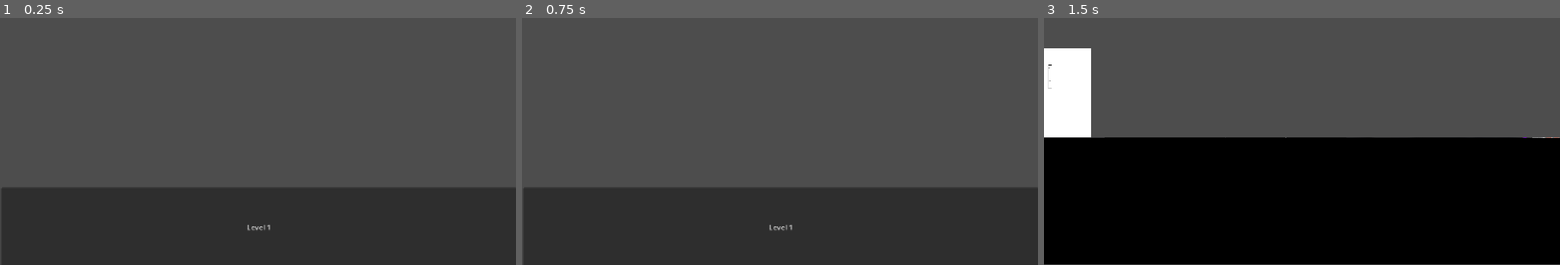
Above: before the commit, frames 1-3 (left to right).
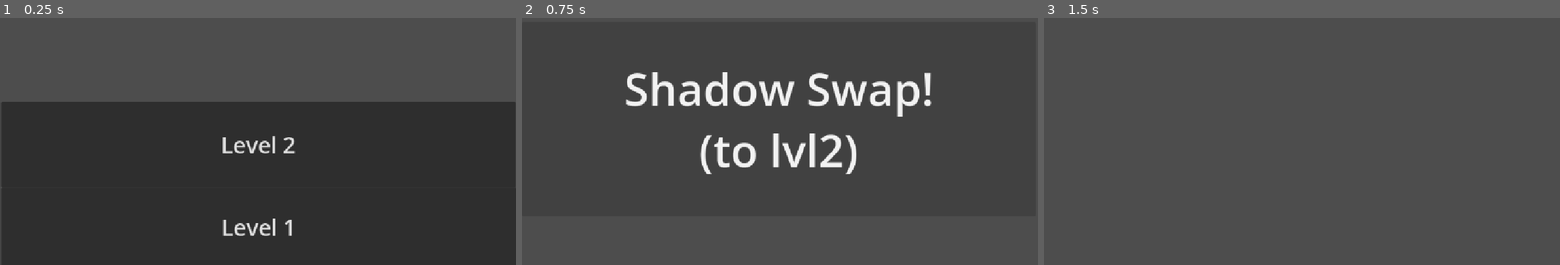
Above: after the commit, the same moments.

Repository: harshilarora250/shadow-swap
Game: Godot game, scene res://welcome-screen.tscn
The game is run twice, just before and just after one commit, with the same random seed, the same clock (stepped at 60 frames per second) and the same inputs.
Inputs (mouse positions are in pixels of both pictures, inside the frame that each line leads up to):
- Up to frame 1 (0.25 s): no input
- Up to frame 2 (0.75 s): click (780, 143) at 0.5 s, where only the run after the commit has a clickable "Level 2"
- Up to frame 3 (1.5 s): click "Level 1" (after the commit: "Shadow Swap! (to lvl2)") at 1.25 s

The runs differ from the first frame. In frame 1, 35% of the frame differs, in the area x 0-100%, y 33-89%; in frame 2, 25%; in frame 3, 55%, in the area x 0-100%, y 12-100%.

Commit message:
Movement completed!

Diff:
--- a/shadow-swap---game/Level1.tscn
+++ b/shadow-swap---game/Level1.tscn
@@ -1,19 +1,45 @@
 [gd_scene format=3 uid="uid://dj5dipkitkla0"]
 
 [ext_resource type="Texture2D" uid="uid://dfaomx3phmddr" path="res://light-shadow.png" id="1_kyxg0"]
+[ext_resource type="Script" uid="uid://ykh2qwn3k8vw" path="res://Movement.gd" id="1_mc20k"]
 [ext_resource type="Texture2D" uid="uid://dqscssi2nxo1m" path="res://light-floor.png" id="2_mc20k"]
 
-[node name="Node2D" type="Node2D" unique_id=2133884082]
-position = Vector2(382, 362)
+[node name="Node2D" type="Node2D" unique_id=1661667589]
+script = ExtResource("1_mc20k")
 
-[node name="Sprite2D" type="Sprite2D" parent="." unique_id=611520823]
-position = Vector2(-329, -99)
-scale = Vector2(0.07074831, 0.20711297)
+[node name="Floor" type="StaticBody2D" parent="." unique_id=464515058]
+
+[node name="Sprite2D" type="Sprite2D" parent="Floor" unique_id=1713126391]
+position = Vector2(573, 517)
+scale = Vector2(0.596875, 0.24444444)
+texture = ExtResource("2_mc20k")
+
+[node name="MoveRight" type="Button" parent="." unique_id=929523578]
+offset_left = 929.0
+offset_top = 152.0
+offset_right = 1013.0
+offset_bottom = 224.0
+text = "Right"
+
+[node name="MoveLeft" type="Button" parent="." unique_id=58479909]
+offset_left = 792.0
+offset_top = 150.0
+offset_right = 876.0
+offset_bottom = 222.0
+text = "Left"
+
+[node name="Jump" type="Button" parent="." unique_id=1828002947]
+offset_left = 857.0
+offset_top = 44.0
+offset_right = 941.0
+offset_bottom = 116.0
+text = "Jump"
+
+[node name="Sprite2D" type="Sprite2D" parent="." unique_id=473182154]
+position = Vector2(60.875008, 300)
+scale = Vector2(0.081802726, 0.17991634)
 texture = ExtResource("1_kyxg0")
 
-[node name="Floor" type="StaticBody2D" parent="." unique_id=1090271972]
-
-[node name="Sprite2D" type="Sprite2D" parent="Floor" unique_id=1749904171]
-position = Vector2(194.00002, 142.25)
-scale = Vector2(0.59999996, 0.2634259)
-texture = ExtResource("2_mc20k")
+[connection signal="pressed" from="MoveRight" to="." method="_on_move_right_pressed"]
+[connection signal="pressed" from="MoveLeft" to="." method="_on_move_left_pressed"]
+[connection signal="pressed" from="Jump" to="." method="_on_jump_pressed"]
--- /dev/null
+++ b/shadow-swap---game/Level2.gd
@@ -0,0 +1,15 @@
+extends Button
+
+
+# Called when the node enters the scene tree for the first time.
+func _ready() -> void:
+	pass # Replace with function body.
+
+
+# Called every frame. 'delta' is the elapsed time since the previous frame.
+func _process(delta: float) -> void:
+	pass
+
+
+func _on_pressed() -> void:
+	get_tree().change_scene_to_file("res://btwnlvl1-2.tscn")
--- /dev/null
+++ b/shadow-swap---game/Level2.tscn
@@ -0,0 +1,3 @@
+[gd_scene format=3 uid="uid://bisgyovphtm36"]
+
+[node name="Node2D" type="Node2D" unique_id=111815448]
--- /dev/null
+++ b/shadow-swap---game/Movement.gd
@@ -0,0 +1,26 @@
+extends Node2D
+
+
+# Called when the node enters the scene tree for the first time.
+func _ready() -> void:
+	pass # Replace with function body.
+
+
+# Called every frame. 'delta' is the elapsed time since the previous frame.
+func _process(delta: float) -> void:
+	pass
+
+@onready var sprite = $Sprite2D
+
+func _on_move_right_pressed() -> void:
+	sprite.position.x +=20
+
+
+func _on_move_left_pressed() -> void:
+	sprite.position.x -= 20
+
+
+func _on_jump_pressed() -> void:
+	sprite.position.y -= 100
+	await get_tree().create_timer(1.2).timeout
+	sprite.position.y += 100
--- /dev/null
+++ b/shadow-swap---game/btwnlvl1-2.tscn
@@ -0,0 +1,23 @@
+[gd_scene format=3 uid="uid://cd4yvi8ar3hb0"]
+
+[ext_resource type="Script" uid="uid://biqkru86vx166" path="res://gotolvl2.gd" id="1_epbjq"]
+
+[node name="Control" type="Control" unique_id=338805414]
+layout_mode = 3
+anchors_preset = 15
+anchor_right = 1.0
+anchor_bottom = 1.0
+grow_horizontal = 2
+grow_vertical = 2
+
+[node name="Button" type="Button" parent="." unique_id=1898943751]
+layout_mode = 0
+offset_top = 106.0
+offset_right = 1147.0
+offset_bottom = 539.0
+theme_override_font_sizes/font_size = 100
+text = "Shadow Swap!
+(to lvl2)"
+script = ExtResource("1_epbjq")
+
+[connection signal="pressed" from="Button" to="Button" method="_on_pressed"]
--- /dev/null
+++ b/shadow-swap---game/gotolvl2.gd
@@ -0,0 +1,15 @@
+extends Button
+
+
+# Called when the node enters the scene tree for the first time.
+func _ready() -> void:
+	pass # Replace with function body.
+
+
+# Called every frame. 'delta' is the elapsed time since the previous frame.
+func _process(delta: float) -> void:
+	pass
+
+
+func _on_pressed() -> void:
+	get_tree().change_scene_to_file("res://Level2.tscn")
--- a/shadow-swap---game/welcome-screen.tscn
+++ b/shadow-swap---game/welcome-screen.tscn
@@ -1,6 +1,7 @@
 [gd_scene format=3 uid="uid://sj06c6ucp0uk"]
 
 [ext_resource type="Script" uid="uid://b8cp2ejok75k6" path="res://level1.gd" id="1_u8e46"]
+[ext_resource type="Script" uid="uid://e4vcsila0612" path="res://Level2.gd" id="2_8vea8"]
 
 [node name="Control" type="Control" unique_id=525933216]
 layout_mode = 3
@@ -17,7 +18,19 @@
 offset_top = 475.0
 offset_right = 1153.0
 offset_bottom = 652.0
+theme_override_font_sizes/font_size = 50
 text = "Level 1"
 script = ExtResource("1_u8e46")
 
+[node name="Button2" type="Button" parent="." unique_id=1718896110]
+layout_mode = 0
+offset_left = 3.0
+offset_top = 284.0
+offset_right = 1151.0
+offset_bottom = 475.0
+theme_override_font_sizes/font_size = 50
+text = "Level 2"
+script = ExtResource("2_8vea8")
+
 [connection signal="pressed" from="Button" to="Button" method="_on_button_pressed"]
+[connection signal="pressed" from="Button2" to="Button2" method="_on_pressed"]
Not shown, added: shadow-swap---game/Level2.gd.uid
Not shown, added: shadow-swap---game/Movement.gd.uid
Not shown, added: shadow-swap---game/gotolvl2.gd.uid
